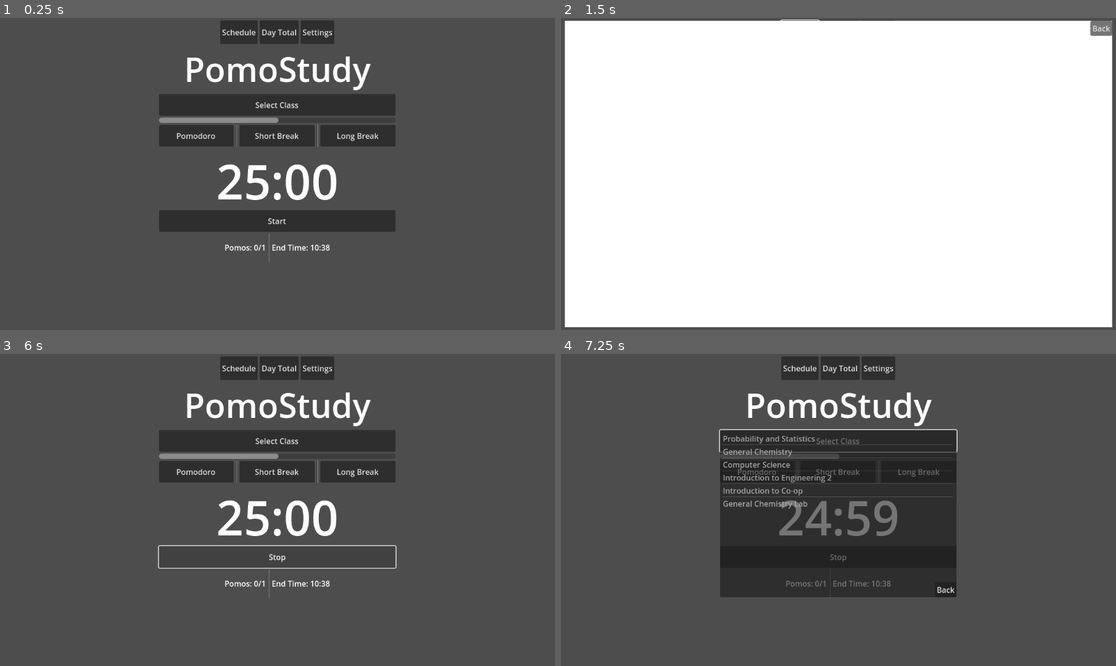
Above: before the commit, frames 1-4 (two rows, left to right).
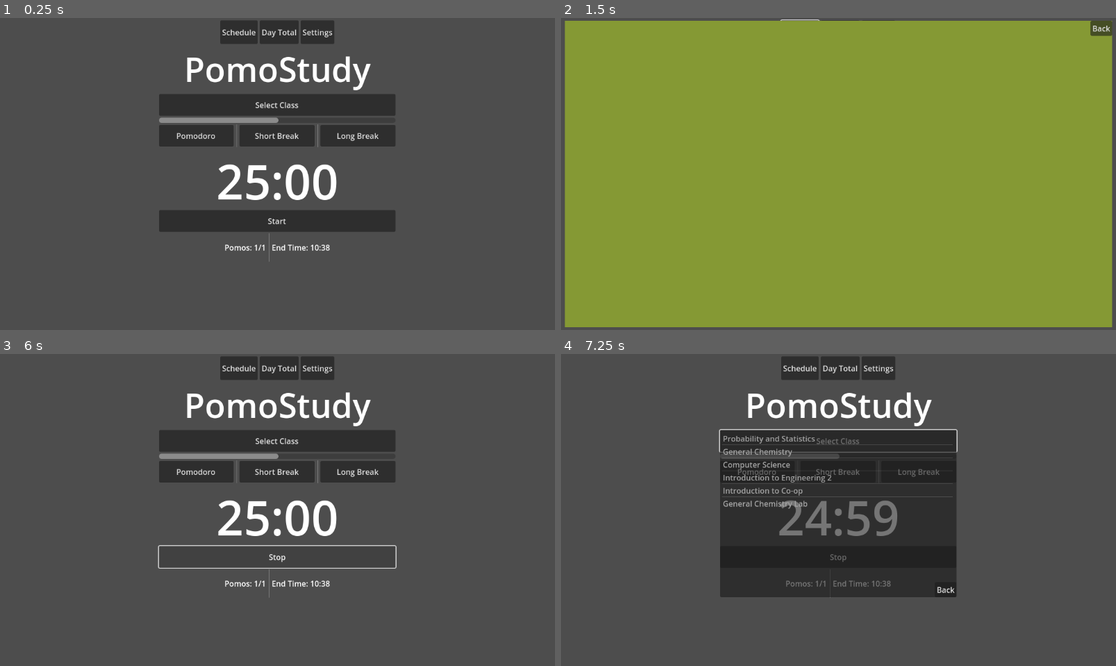
Above: after the commit, the same moments.

Repository: logandaugherty/Pomodoro-App
Game: Godot game, scene res://main.tscn
The game is run twice, just before and just after one commit, with the same random seed, the same clock (stepped at 60 frames per second) and the same inputs.
Inputs:
- Up to frame 1 (0.25 s): no input
- Up to frame 2 (1.5 s): click "Schedule" at 0.5 s; click "Day Total" at 1.25 s
- Up to frame 3 (6 s): click "Settings" at 2 s; click "Pomodoro" at 2.75 s; click "Short Break" at 3.5 s; click "Long Break" at 4.25 s; click "Back" at 5 s; click "Start" at 5.75 s
- Up to frame 4 (7.25 s): click "Select Class" at 6.5 s

The runs differ from the first frame. In frame 1, less than 0.1% of the frame differs, in the area x 45-47%, y 72-75%; in frame 2, 97%, in the area x 0-100%, y 0-100%; in frame 3, less than 0.1%; in frame 4, less than 0.1%.

Commit message:
Refactored Code and Signals
Stored general overlay functionality in a dedicated script.
Improved time management script

Diff:
--- /dev/null
+++ b/OptionsContainer.gd
@@ -0,0 +1,12 @@
+extends HBoxContainer
+
+signal open_overlay(type:String)
+
+func _on_schedule_button_pressed():
+	open_overlay.emit("Schedule")
+
+func _on_stats_button_pressed():
+	open_overlay.emit("Stats")
+
+func _on_settings_button_pressed():
+	open_overlay.emit("Settings")
--- a/Overlay.gd
+++ b/Overlay.gd
@@ -1,16 +1,25 @@
 extends Control
-
-
-
-func _on_overlay_back_button_pressed():
-	$".".visible = false
 
 func reset_overlay():
 	for child in get_children():
 		child.visible = false
+	visible = false
 
+func open_overlay(type):
+	if type == "Stats":
+		$StatsGroup.visible = true
+	elif type == "Schedule":
+		$ScheduleGroup.visible = true
+	elif type == "Settings":
+		$SettingsGroup.visible = true
+	else:
+		printerr("Invalid Overlay Attempted to Open: " + type)
+	$OverlayBackButton.visible = true
+	visible = true
 
-func _on_control_overlay_triggered():
-	for child in get_children():
-		child.visible = false
-	$OverlayBackButton.visible = true
+func _on_overlay_back_button_pressed():
+	reset_overlay()
+
+func _on_options_container_open_overlay(type):
+	reset_overlay()
+	open_overlay(type)
--- a/Time Management.gd
+++ b/Time Management.gd
@@ -1,16 +1,33 @@
 extends VBoxContainer
 
 var time_remaining_s = 0
+var time_target_s = 1
 var time_enabled = false
+var pomodoro_focused = true
 
-var pomos_left = 0
+var pomos_complete = 1
 var pomos_target = 1
 
+const POMODORO_DURATION_MIN = 25
+const SHORT_BREAK_DURATION_MIN = 5
+const LONG_BREAK_DURATION_MIN = 20
+
+const LONG_BREAK_INTERVAL = 4
+
 func _ready():
+
 	set_time_remaining_min(25)
 	update_timer()
 	update_end_time()
 	update_pomos_left()
+
+func set_pomodoro_time_min(minutes):
+	set_time_remaining_min(minutes)
+	time_target_s = minutes * 60
+
+func set_pomodoro_time_s(seconds):
+	set_time_remaining_s(seconds)
+	time_target_s = seconds
 
 func set_time_remaining_min(minutes):
 	time_remaining_s = minutes*60
@@ -22,12 +39,28 @@
 	return time_remaining_s
 
 func update_pomos_left():
-	var display = "%d/%d" % [pomos_left, pomos_target]
+	var display = "%d/%d" % [pomos_complete, pomos_target]
 	$EndCondtions/PomosLeft.text = "Pomos: " + display
+
+func update_progress_bar():
+	$ProgressTimeLeft.value = get_time_remaining_s()/time_target_s
 
 func update_end_time():
 	var current_time = Time.get_time_dict_from_system()
 	var end_time = current_time
+
+	var seconds_left_in_session = 0
+
+	if not pomodoro_focused:
+		seconds_left_in_session += get_time_remaining_s()
+
+	for i in range(pomos_target-pomos_complete):
+		seconds_left_in_session += POMODORO_DURATION_MIN * 60
+		if i % LONG_BREAK_INTERVAL == 0:
+			seconds_left_in_session += LONG_BREAK_DURATION_MIN
+		else:
+			seconds_left_in_session += SHORT_BREAK_DURATION_MIN
+
 	end_time["second"] += time_remaining_s
 	end_time["minute"] += floor(end_time["second"] / 60)
 	end_time["hour"] += floor(end_time["minute"] / 60)
@@ -75,18 +108,24 @@
 
 
 func _on_pomodoro_button_pressed():
+	pomodoro_focused = true
 	disable_timer()
-	set_time_remaining_min(25)
+	set_time_remaining_min(POMODORO_DURATION_MIN)
 	update_timer()
+	update_end_time()
 
 
 func _on_short_break_button_pressed():
+	pomodoro_focused = false
 	disable_timer()
-	set_time_remaining_min(5)
+	set_time_remaining_min(SHORT_BREAK_DURATION_MIN)
 	update_timer()
+	update_end_time()
 
 
 func _on_long_break_button_pressed():
+	pomodoro_focused = false
 	disable_timer()
-	set_time_remaining_min(10)
+	set_time_remaining_min(LONG_BREAK_DURATION_MIN)
 	update_timer()
+	update_end_time()
--- a/main.gd
+++ b/main.gd
@@ -1,35 +1,28 @@
 extends Control
 
+# Update Components visible based on window size
 func update_layout():
+	# Store the screen size
 	var screen_size = get_tree().get_root().size
+
+	# If the Y component of the screen is less than 500 pixels
 	if screen_size.y < 500:
+		# Hide the title and top ribbon buttons
 		$VBoxContainer/Title.visible = false
 		$VBoxContainer/OptionsContainer.visible = false
+
+	# Otherwise, bring the title and top ribbon back into sight
 	else:
 		$VBoxContainer/Title.visible = true
 		$VBoxContainer/OptionsContainer.visible = true
 
+# Immediately before the first screen display
 func _ready():
+	# Set the minium dimensions of the screen in terms of pixels
 	DisplayServer.window_set_min_size(Vector2(325,250))
+
+	# Every time the size of screen changes, update the layout
 	get_tree().get_root().size_changed.connect(update_layout)
+
+	# Update the layout
 	update_layout()
-
-func overlay_triggered():
-	for child in $Overlay.get_children():
-		child.visible = false
-	$Overlay/OverlayBackButton.visible = true
-	$Overlay.visible = true
-
-func _on_schedule_button_pressed():
-	overlay_triggered()
-	$Overlay/StatsGroup.visible = true
-
-
-func _on_stats_button_pressed():
-	overlay_triggered()
-	$Overlay/ScheduleGroup.visible = true
-
-
-func _on_settings_button_pressed():
-	overlay_triggered()
-	$Overlay/SettingsGroup.visible = true
--- a/main.tscn
+++ b/main.tscn
@@ -1,7 +1,8 @@
-[gd_scene load_steps=7 format=3 uid="uid://cu6a0sx1w113q"]
+[gd_scene load_steps=8 format=3 uid="uid://cu6a0sx1w113q"]
 
 [ext_resource type="Script" path="res://main.gd" id="1_xmyme"]
 [ext_resource type="PackedScene" uid="uid://c1pogrcvbsvyp" path="res://pomodoro_group.tscn" id="2_7vu5n"]
+[ext_resource type="Script" path="res://OptionsContainer.gd" id="2_a3jsc"]
 [ext_resource type="Script" path="res://Overlay.gd" id="3_g44ep"]
 [ext_resource type="PackedScene" uid="uid://d2bwprj3xtebl" path="res://stats_group.tscn" id="3_uc5yp"]
 [ext_resource type="PackedScene" uid="uid://b08qbb3wm80r" path="res://schedule_group.tscn" id="4_2q555"]
@@ -33,16 +34,17 @@
 layout_mode = 2
 size_flags_vertical = 3
 alignment = 1
+script = ExtResource("2_a3jsc")
 
-[node name="Schedule Button" type="Button" parent="VBoxContainer/OptionsContainer"]
+[node name="ScheduleButton" type="Button" parent="VBoxContainer/OptionsContainer"]
 layout_mode = 2
 text = "Schedule"
 
-[node name="Stats Button" type="Button" parent="VBoxContainer/OptionsContainer"]
+[node name="StatsButton" type="Button" parent="VBoxContainer/OptionsContainer"]
 layout_mode = 2
 text = "Day Total"
 
-[node name="Settings Button" type="Button" parent="VBoxContainer/OptionsContainer"]
+[node name="SettingsButton" type="Button" parent="VBoxContainer/OptionsContainer"]
 layout_mode = 2
 text = "Settings"
 
@@ -116,7 +118,8 @@
 grow_horizontal = 0
 text = "Back"
 
-[connection signal="pressed" from="VBoxContainer/OptionsContainer/Schedule Button" to="." method="_on_schedule_button_pressed"]
-[connection signal="pressed" from="VBoxContainer/OptionsContainer/Stats Button" to="." method="_on_stats_button_pressed"]
-[connection signal="pressed" from="VBoxContainer/OptionsContainer/Settings Button" to="." method="_on_settings_button_pressed"]
+[connection signal="open_overlay" from="VBoxContainer/OptionsContainer" to="Overlay" method="_on_options_container_open_overlay"]
+[connection signal="pressed" from="VBoxContainer/OptionsContainer/ScheduleButton" to="VBoxContainer/OptionsContainer" method="_on_schedule_button_pressed"]
+[connection signal="pressed" from="VBoxContainer/OptionsContainer/StatsButton" to="VBoxContainer/OptionsContainer" method="_on_stats_button_pressed"]
+[connection signal="pressed" from="VBoxContainer/OptionsContainer/SettingsButton" to="VBoxContainer/OptionsContainer" method="_on_settings_button_pressed"]
 [connection signal="pressed" from="Overlay/OverlayBackButton" to="Overlay" method="_on_overlay_back_button_pressed"]
